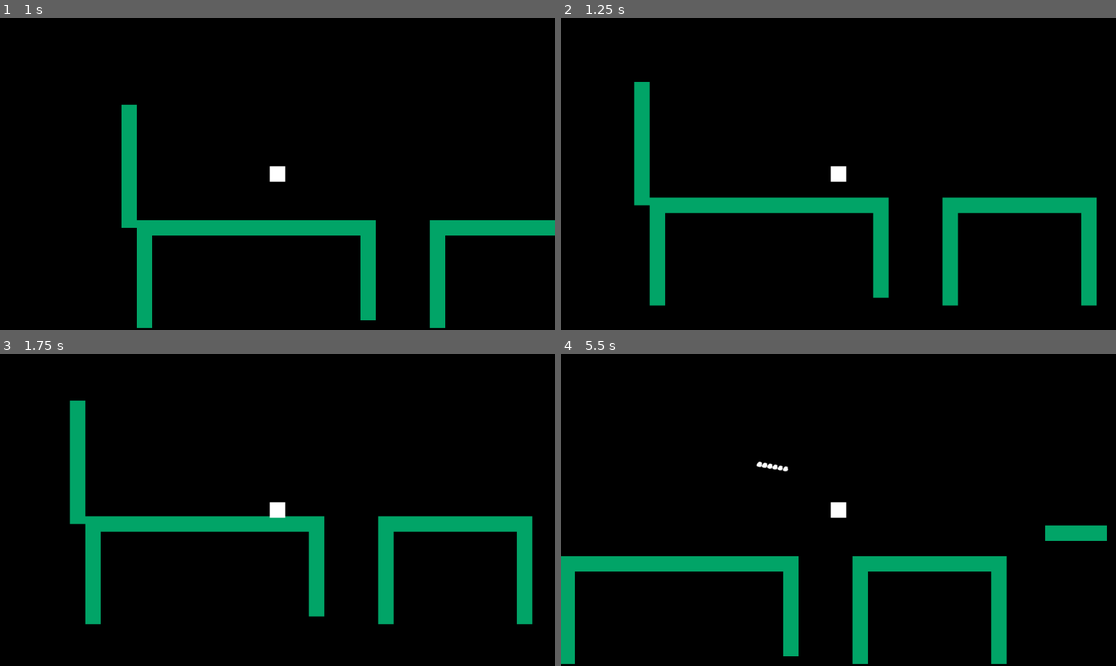
Above: before the commit, frames 1-4 (two rows, left to right).
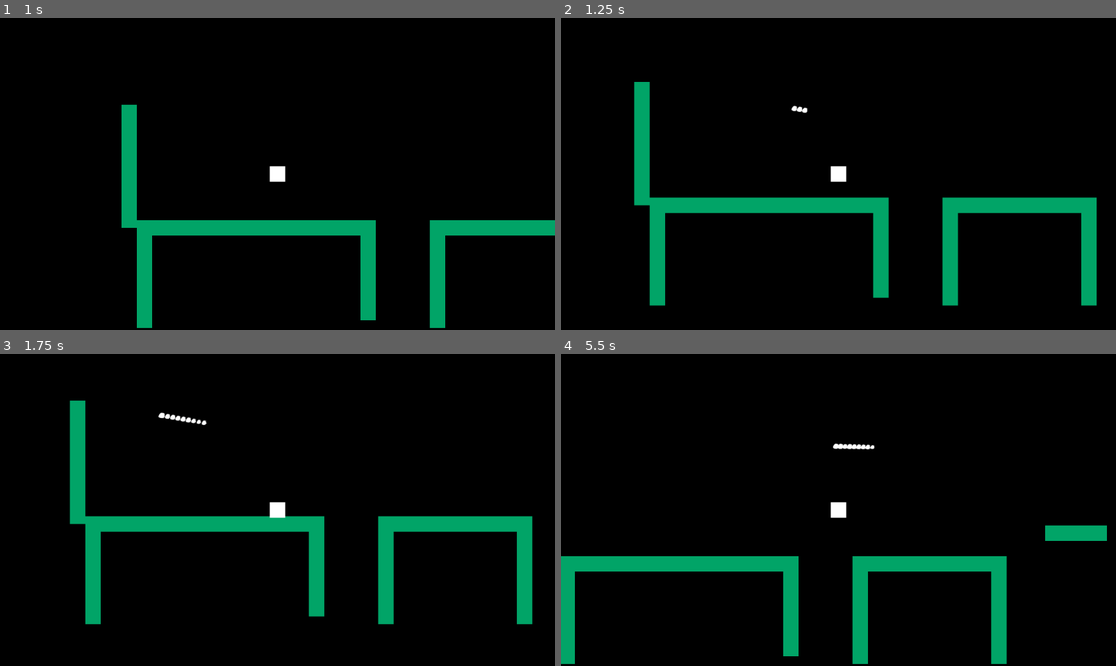
Above: after the commit, the same moments.

Repository: DEVizzent/mermelada-jam-2023
Game: Godot game, scene res://Levels/Level1/Level1.tscn
Same seed, same stepped clock (60 frames per second), same inputs: the game is played once before the commit and once after it.
Inputs (mouse positions are in pixels of both pictures, inside the frame that each line leads up to):
- Up to frame 1 (1 s): tap Enter (ui_accept) at 0.5, 0.77 s; move the mouse to (399, 158) at 0.52 s; hold Right (ui_right) from 0.53 s (still down); click (399, 158) at 0.67 s
- Up to frame 2 (1.25 s): keep holding Right (ui_right)
- Up to frame 3 (1.75 s): release Right (ui_right) at 1.25 s; drag from (166, 525) to (316, 438) at 1.27 s
- Up to frame 4 (5.5 s): move the mouse to (894, 441) at 2.02 s; hold Left (ui_left) 2.03-2.75 s; drag from (810, 572) to (672, 463) at 2.77 s; tap Enter (ui_accept) at 3.5, 3.77, 5 s; move the mouse to (1005, 556) at 3.52 s; hold Right (ui_right) 3.53-4.25 s; drag from (672, 463) to (877, 438) at 4.27 s; move the mouse to (866, 510) at 5.02 s; hold Right (ui_right) from 5.03 s (still down); click (866, 510) at 5.17 s

Frame 1 is identical in both runs. In frame 2, less than 0.1% of the frame differs, in the area x 41-45%, y 28-31%; in frame 3, 0.1%; in frame 4, 0.2%, in the area x 35-57%, y 28-38%.

Commit message:
pantalla per typear palabra final + señal + emit signale + conect signal from pantalla + canvi de @export var del la WORD, word ja no es troba al nodo RAIN si noque es cosa de la pantalla level

Diff:
--- a/Levels/Level.gd
+++ b/Levels/Level.gd
@@ -1,8 +1,22 @@
 extends Node2D
+
+@onready var type_word_scene = preload("res://TypeWordAtEnd/type_word_at_end.tscn")
+@export var word : String = "abracadabra"
+
 
 func _ready():
 	EventBus.levelCompleted.connect(_on_level_completed)
+	EventBus.levelWordSubmited.connect(_on_word_submited)
 
 func _on_level_completed()->void:
 	#Conectar aqui la introducion de texto
 	print("LevelCompleted")
+	var new_type_word_scene = type_word_scene.instantiate()
+	add_child(new_type_word_scene)
+
+
+func _on_word_submited(typed_word)->void:
+	if word == typed_word:
+		print("el juegador a ganado")
+	else:
+		print("el jugador es un pringao")
--- a/Levels/Level1/Level1.tscn
+++ b/Levels/Level1/Level1.tscn
@@ -68,7 +68,6 @@
 
 [node name="StarsRain" parent="." node_paths=PackedStringArray("player", "goal_area") instance=ExtResource("3_4b7tw")]
 player = NodePath("../Player")
-word = "PATATA"
 goal_area = NodePath("../LevelGoalArea")
 
 [node name="LevelGoalArea" parent="." instance=ExtResource("5_eqtli")]
--- a/Singletons/EventBusClass.gd
+++ b/Singletons/EventBusClass.gd
@@ -4,6 +4,7 @@
 ##Level Signals
 signal levelCompleted()
 signal levelTimeFinished()
+signal levelWordSubmited(word:String)
 
 ##StarRainSignal
 signal showStar(letter:String)
--- a/StarsRain/StarsRain.gd
+++ b/StarsRain/StarsRain.gd
@@ -1,13 +1,16 @@
 extends Node
 
 @export var player:CharacterBody2D
-@export var word:String
 @export var goal_area : Area2D
 @export var debug : bool = true
+
+var word
 var positionsToThrowStars:Array[int] = []
 var levelLongitude:int
 
 func _ready():
+	await get_parent().ready
+	word = get_parent().word
 	if debug:
 		print(self)
 	calc_level_longitude()
--- /dev/null
+++ b/TypeWordAtEnd/type_word_at_end.gd
@@ -0,0 +1,15 @@
+extends Node2D
+
+@onready var line_text : LineEdit = $LineEdit
+
+func _ready():
+	line_text.grab_focus()
+
+func _on_button_pressed():
+	emit_result()
+
+func _on_line_edit_text_submitted(new_text):
+	emit_result()
+
+func emit_result():
+	EventBus.emit_signal("levelWordSubmited", line_text.text)
--- /dev/null
+++ b/TypeWordAtEnd/type_word_at_end.tscn
@@ -0,0 +1,51 @@
+[gd_scene load_steps=4 format=3 uid="uid://8l4e0feev8ra"]
+
+[ext_resource type="Script" path="res://TypeWordAtEnd/type_word_at_end.gd" id="1_c8wdt"]
+
+[sub_resource type="LabelSettings" id="LabelSettings_qclgm"]
+line_spacing = 3.055
+font_size = 33
+
+[sub_resource type="StyleBoxFlat" id="StyleBoxFlat_jaljn"]
+bg_color = Color(0, 0, 0, 1)
+
+[node name="CanvasLayer" type="CanvasLayer"]
+
+[node name="TypeWordAtEnd" type="Node2D" parent="."]
+script = ExtResource("1_c8wdt")
+
+[node name="ColorRect" type="ColorRect" parent="TypeWordAtEnd"]
+offset_left = 90.0
+offset_top = 158.0
+offset_right = 1077.0
+offset_bottom = 580.0
+color = Color(0.184314, 0.184314, 0.184314, 1)
+
+[node name="Label" type="Label" parent="TypeWordAtEnd"]
+offset_left = 115.0
+offset_top = 195.0
+offset_right = 1106.0
+offset_bottom = 342.0
+text = "Has podido leer la palabra que han formado las estrellas fugaces...
+...o has pestañeado y te las has perdido?"
+label_settings = SubResource("LabelSettings_qclgm")
+horizontal_alignment = 1
+autowrap_mode = 3
+
+[node name="Button" type="Button" parent="TypeWordAtEnd"]
+offset_left = 530.0
+offset_top = 498.0
+offset_right = 651.0
+offset_bottom = 546.0
+text = "Aceptar"
+
+[node name="LineEdit" type="LineEdit" parent="TypeWordAtEnd"]
+offset_left = 445.0
+offset_top = 410.0
+offset_right = 736.0
+offset_bottom = 472.0
+theme_override_styles/normal = SubResource("StyleBoxFlat_jaljn")
+placeholder_text = "escribe aquí..."
+
+[connection signal="pressed" from="TypeWordAtEnd/Button" to="TypeWordAtEnd" method="_on_button_pressed"]
+[connection signal="text_submitted" from="TypeWordAtEnd/LineEdit" to="TypeWordAtEnd" method="_on_line_edit_text_submitted"]
